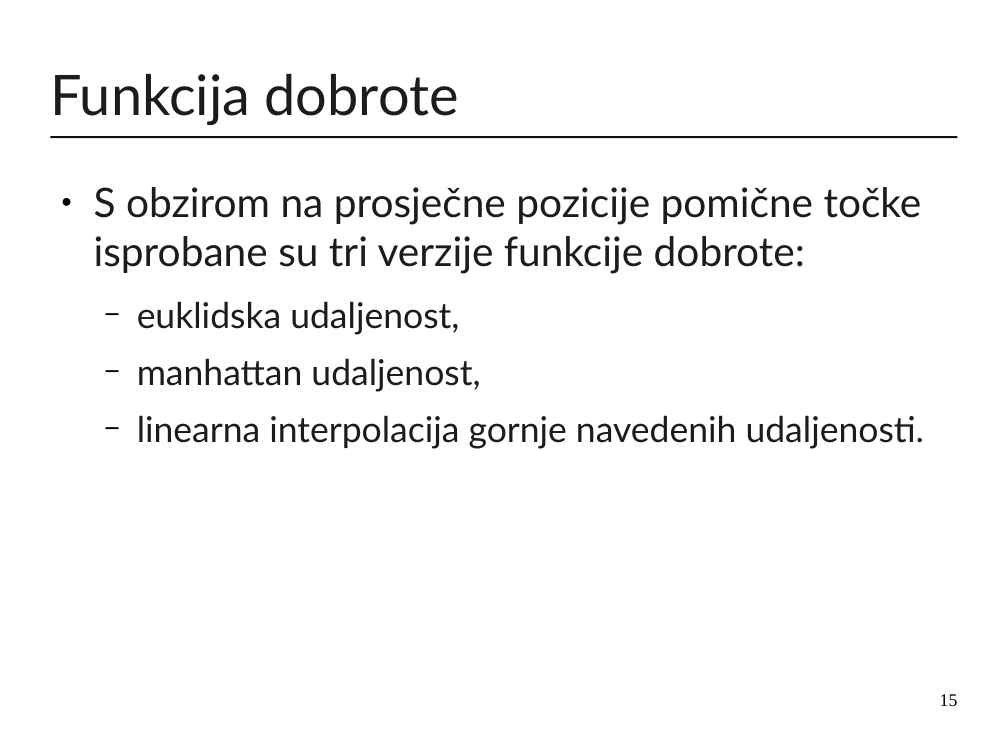
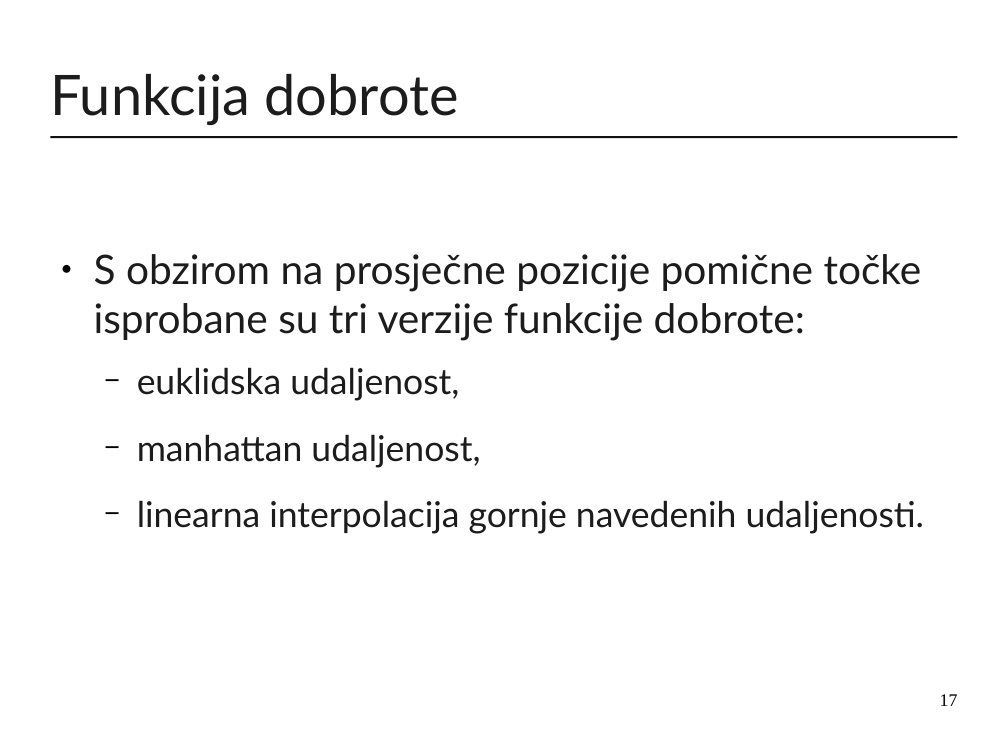
Before and after one commit to mirjamsk/DNAdrivenIFS, a slide deck: slide 17 of CD_bundle/prezentacija.odp (slide 15 before the commit). Drawn at 1008x756 pixels with LibreOffice and Linux fonts; fonts in the diff are those of the drawing. Boxes give left, top, right and bottom in pixels: in the first picture for what was removed or moved away, otherwise in the second. Text is boxed around its words. In the diff, an @@ line names an element or a change of style, - is before the commit and + after.

```diff
--- a/CD_bundle/prezentacija.odp
+++ b/CD_bundle/prezentacija.odp
@@ text at (137, 367, 925, 534): more space between paragraphs @@
@@ page number at (940, 694, 958, 706): text changed @@
-15
+17
```
Also in this commit, not shown: 4 other slides changed, 4 slides added, 1 other file.
